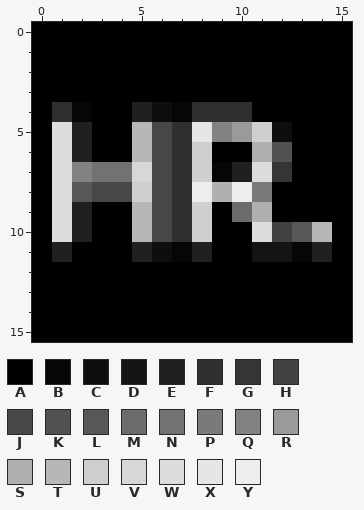
Pixel-art sprite, stored at favicon-16x16.png. This is how it looked before the edit.
The file is 16x16 pixels. Colours within 5 levels of each other are drawn and written as one.
Palette (. is transparent): A #000000  B #060606  C #0e0e0e  D #141414  E #202020  F #2f2f2f  G #353535  H #414141  J #474747  K #505151  L #575757  M #6b6b6b  N #727272  P #7a7a7a  Q #828282  R #9a9a9a  S #b0b0b0  T #b7b7b7  U #cfcfcf  V #d7d7d7  W #dddddd  X #e7e6e6  Y #ededed
After the commit:
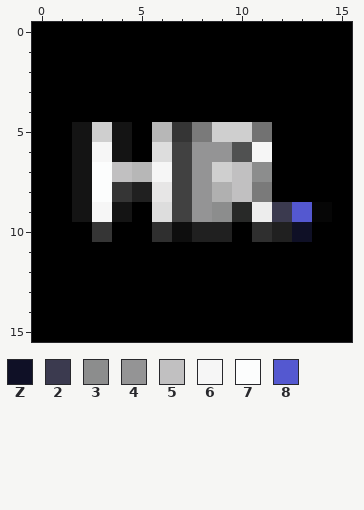
Colours new in this view: Z #0f1026  2 #3b3a4f  3 #8c8d8d  4 #949495  5 #c1c0c1  6 #f6f6f6  7 #fcfdfd  8 #5458d0
Diff:
@@ palette @@
-M #6b6b6b
+M #282928
@@ x 0..15 @@
  3 AAAAAAAAAAAAAAAA
- 4 AFBAAECBFFFAAAAA
- 5 AWEAATJFXQRUCAAA
- 6 AWEAATJFUAASKAAA
- 7 AWQNNVJFUBEWGAAA
- 8 AWLJJUJFYSYPAAAA
- 9 AWEAATJFUAMSAAAA
-10 AWEAATJFUAAWHLTA
-11 AEAAAECBEAADDBEA
+ 4 AAAAAAAAAAAAAAAA
+ 5 AADUDATGPUUNAAAA
+ 6 AAD6DAWH44K6AAAA
+ 7 AAD75T6H4U53AAAA
+ 8 AAD7GEXH4S5PAAAA
+ 9 AAD6DAWH43MY28BA
+10 AAAGAAFCEEAFEZAA
+11 AAAAAAAAAAAAAAAA
 12 AAAAAAAAAAAAAAAA
Boxes around the changes in both pictures, in picture pixels (x1, y1, x2, y2):
changed: (52, 102, 332, 262)
